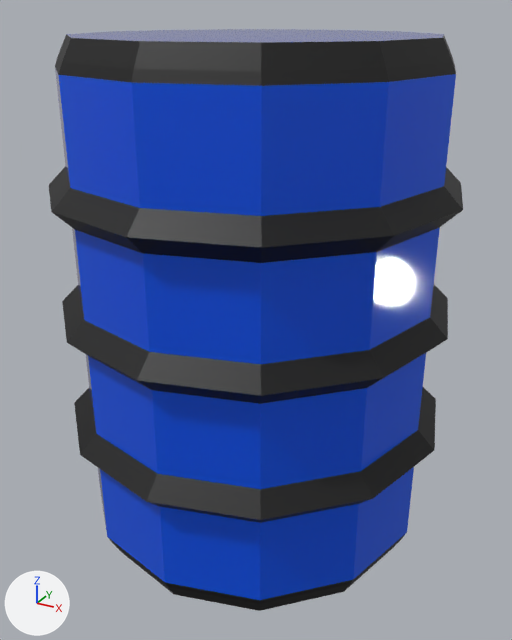
Renders of the OBJ model BLAZARK/Resource Files/OBJFiles/Misc/Debris/Barrel.obj from each side of a commit.
Rendered twice from a 50 mm camera at (1.37, -2.48, 1.15) aimed at (0.02, -0.03, -0.08). Every picture has the same lights, and +X, +Y and +Z are marked at lower left. Where no turn or scale is listed for an object, it has been applied to the vertices.

In view in the first picture: 'Barrel_Debris_Cylinder'.
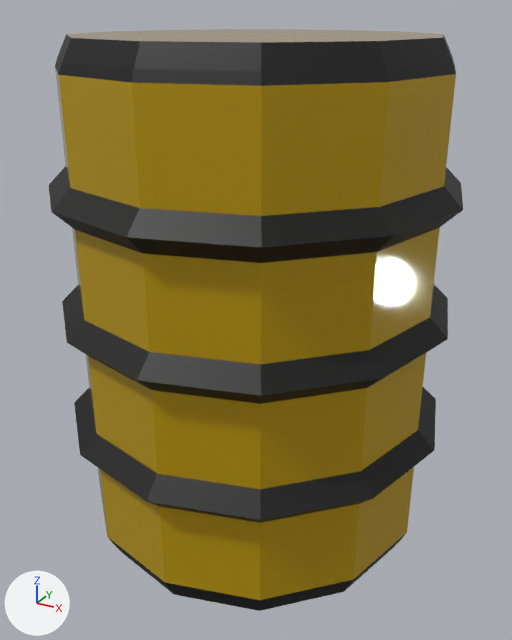
The newer file is also rescaled (x1.453) as a whole; pictures and numbers use the older file's frame.

What differs and where, as boxes [x1, y1, x2, y2] in the pictures (512 x 640 px):
'Barrel_Debris_Cylinder', recoloured (blue to yellow): [55, 29, 456, 604] in both

What the commit changed:
Material 'Material.054' (mat_material_054) changes colour from blue #0052e7 to yellow #b99600; in linear values from (0.0, 0.0848, 0.8) to (0.487, 0.305, 0.0).
